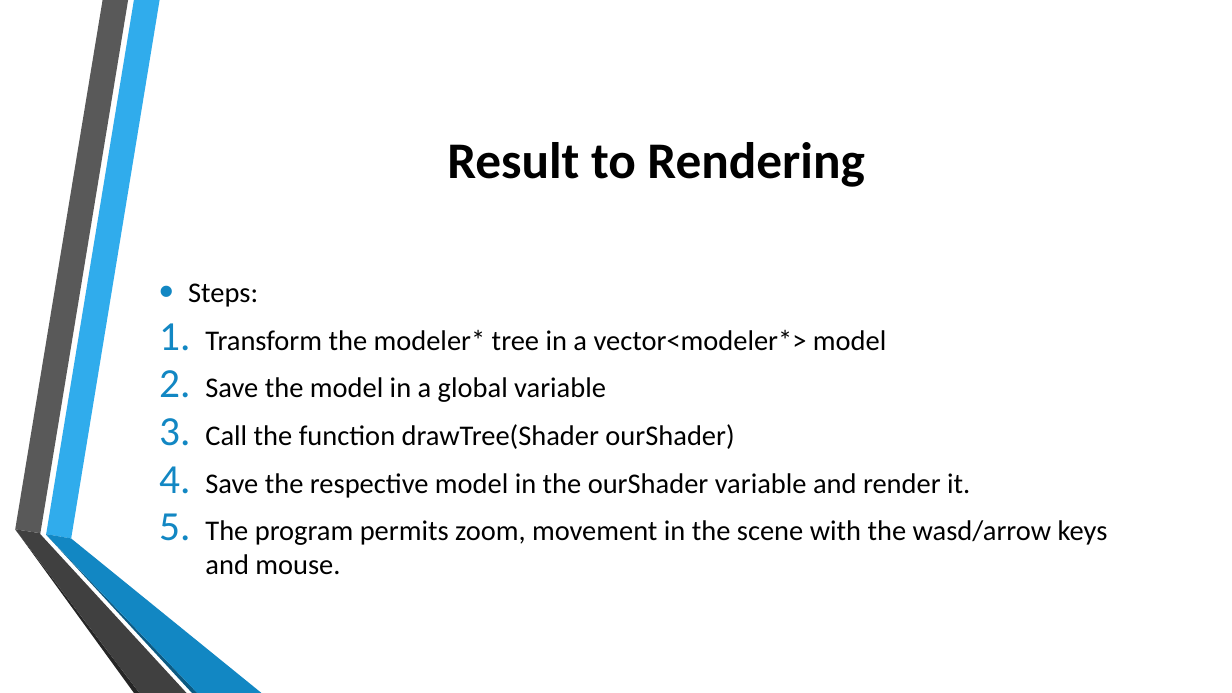
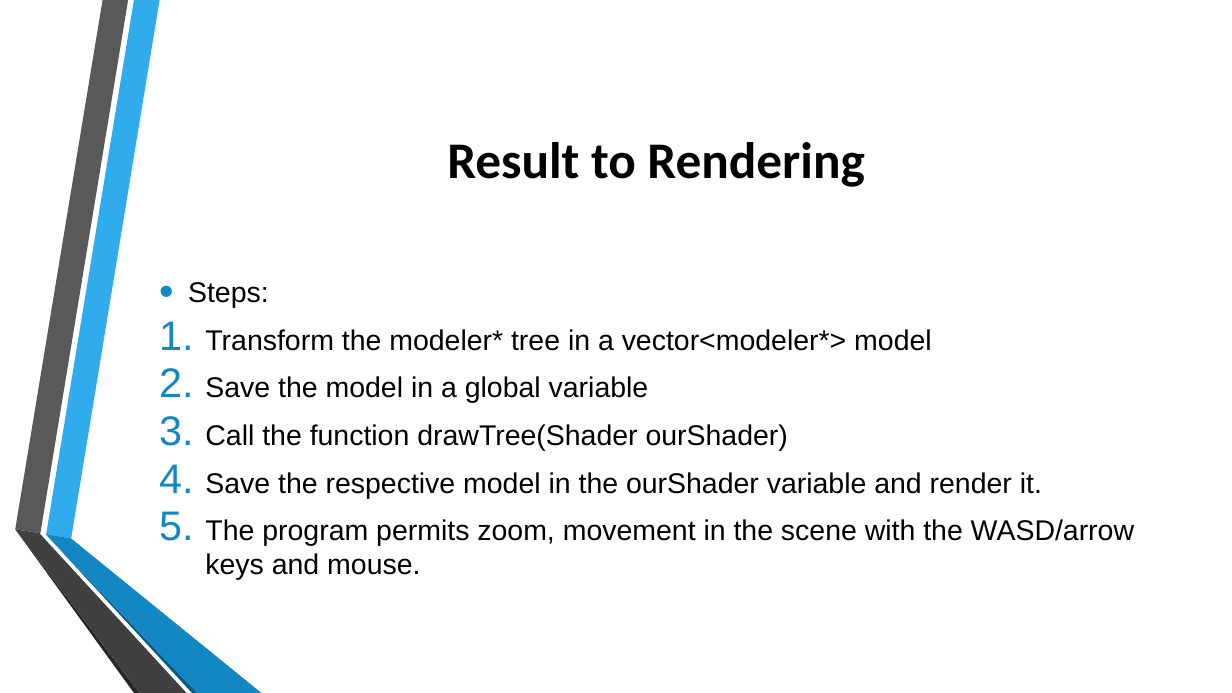
Before and after one commit to jtrillos/ProceduralModelingProject, a slide deck: slide 10 of Final Presentation.pptx (slide 8 before the commit). Drawn at 1232x693 pixels with LibreOffice and Linux fonts; fonts in the diff are those of the drawing; background and template pictures are left out. Boxes give left, top, right and bottom in pixels: in the first picture for what was removed or moved away, otherwise in the second. Text is boxed around its words. In the diff, an @@ line names an element or a change of style, - is before the commit and + after.

```diff
--- a/Final Presentation.pptx
+++ b/Final Presentation.pptx
@@ text at [188,282,1042,498]: font Calibri to Arial in "Steps:", "Transform the modeler* tree in a vector<modeler*> ...", "Save the model in a global variable", "Call the function drawTree(Shader ourShader)" and 1 more places @@
@@ text at [205,519,1134,580]: text changed; font Calibri to Arial @@
-5. The program permits zoom, movement in the scene with the wasd/arrow keys and mouse.
+5. The program permits zoom, movement in the scene with the WASD/arrow keys and mouse.
```
Also in this commit, not shown: 2 slides added, 3 other files.
